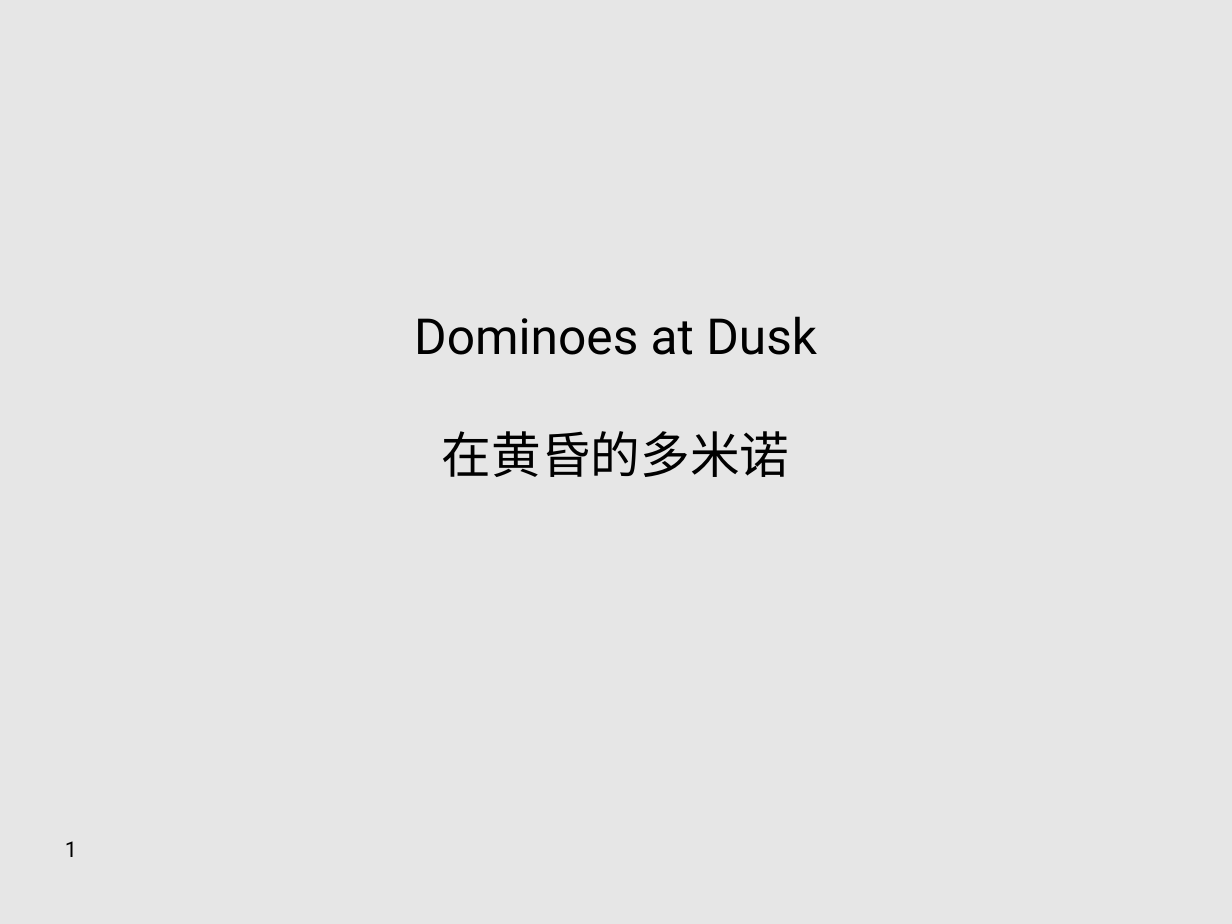
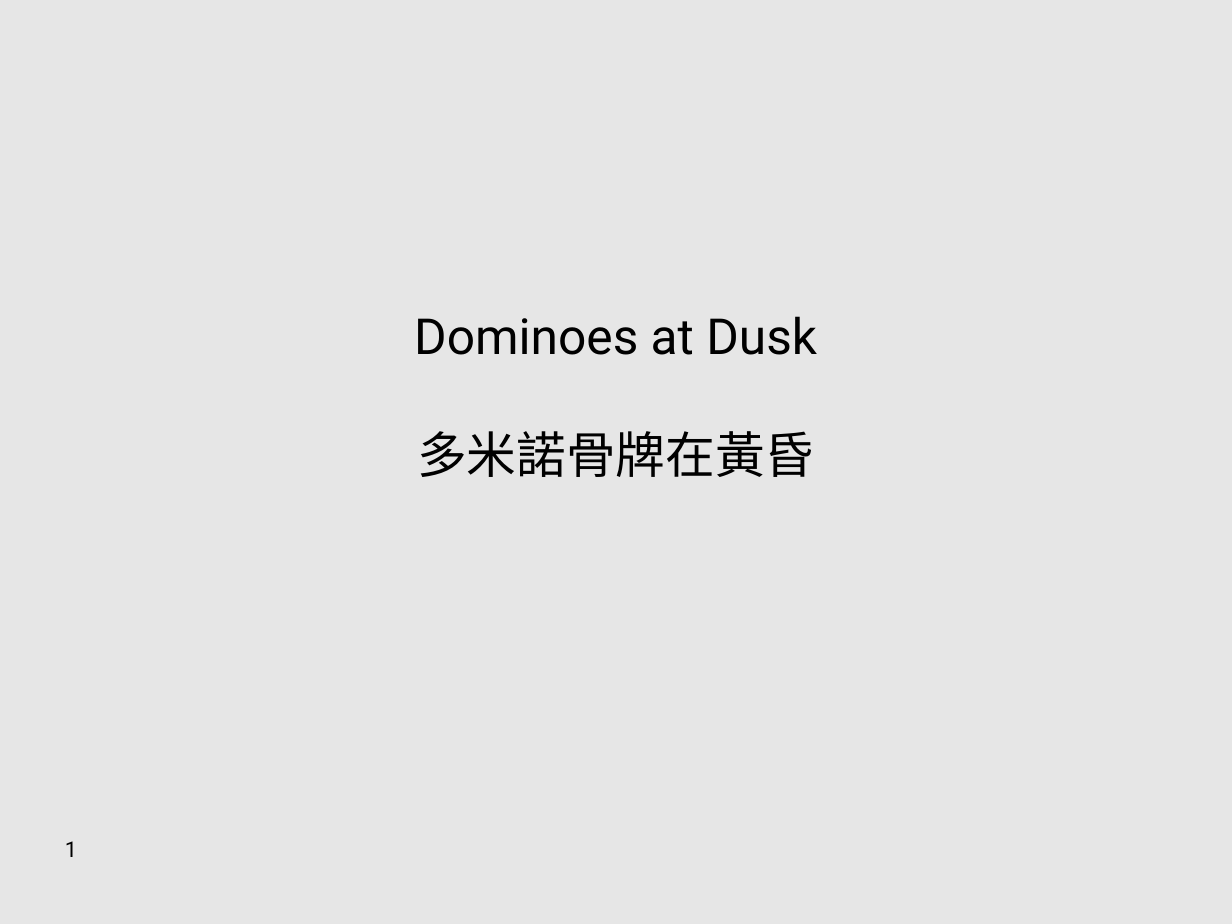
Before and after one commit to adamlatchem/dominoesAtDusk, a slide deck: slide 1 of presentation/DominoesAtDusk.odp. Drawn at 1232x924 pixels with LibreOffice and Linux fonts; fonts in the diff are those of the drawing. Boxes give left, top, right and bottom in pixels: in the first picture for what was removed or moved away, otherwise in the second. Text is boxed around its words. In the diff, an @@ line names an element or a change of style, - is before the commit and + after.

```diff
--- a/presentation/DominoesAtDusk.odp
+++ b/presentation/DominoesAtDusk.odp
@@ subtitle at [417, 431, 814, 477]: text changed @@
-在黄昏的多米诺
+多米諾骨牌在黃昏
```
Also in this commit, not shown: 3 other files.
